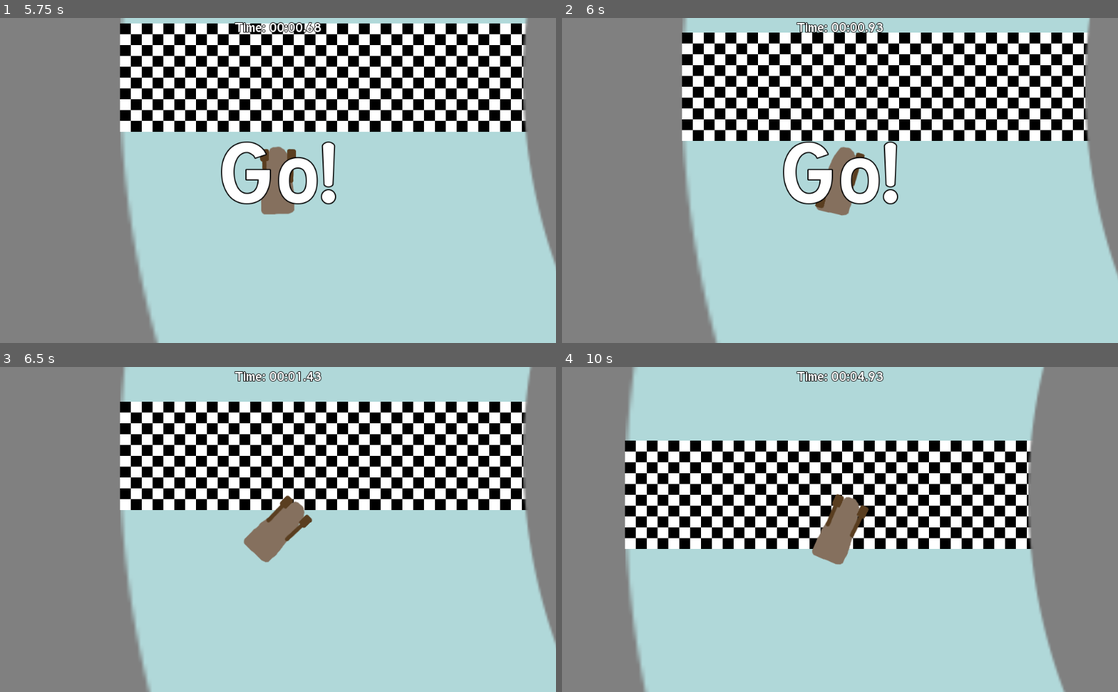
Above: before the commit, frames 1-4 (two rows, left to right).
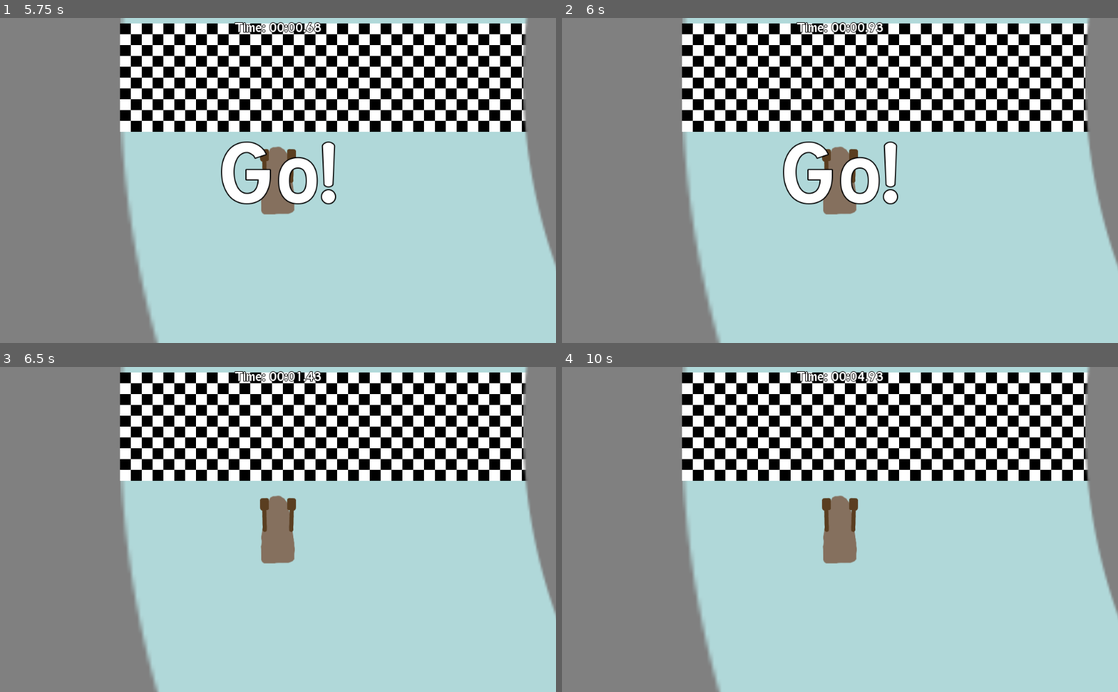
Above: after the commit, the same moments.

Repository: MilanVasko/Ludum-Dare-47
Game: Godot game, scene res://main_menu/main_menu.tscn
Two runs of this game, one before a commit and one after it. Both use one fixed random seed, a clock stepped at 60 frames per second and the inputs below.
Inputs:
- Up to frame 1 (5.75 s): click "Play" at 0.5 s; click "Circle" at 1.25 s; click "Race with time" at 2 s; hold Right (right, bound only before the commit) 2.78-3.53 s; hold Left (left, bound only before the commit) 3.53-4.28 s; hold Right (right, bound only before the commit) from 4.28 s (still down)
- Up to frame 2 (6 s): tap Enter at 5.75 s; release Right (right, bound only before the commit) at 5.78 s; hold Left (left, bound only before the commit) from 5.78 s (still down)
- Up to frame 3 (6.5 s): keep holding Left (left, bound only before the commit)
- Up to frame 4 (10 s): release Left (left, bound only before the commit) at 8.03 s; hold Right (right, bound only before the commit) from 8.03 s (still down)

Frame 1 is identical in both runs. In frame 2, 24% of the frame differs, in the area x 21-100%, y 0-100%; in frame 3, 28%; in frame 4, 54%, in the area x 11-100%, y 0-100%.

Commit message:
Handle input for multiple players

Diff:
--- a/ingame/ingame_input_handler/base_input_handler.gd
+++ b/ingame/ingame_input_handler/base_input_handler.gd
@@ -3,17 +3,17 @@
 export(String) var boat_group
 export(NodePath) var game_progress_path
 onready var game_progress_node = get_node(game_progress_path)
-var boats = []
+var boats = [null, null, null, null]
 
-func on_boat_registered(boat: Boat, _index: int) -> void:
-	boats.append(boat)
+func on_boat_registered(boat: Boat, index: int) -> void:
+	boats[index] = boat
 
 func _physics_process(delta) -> void:
-	for boat in boats:
-		if self.can_play(boat):
-			self.handle_boat(boat, delta)
+	for i in range(boats.size()):
+		if boats[i] != null && self.can_play(boats[i]):
+			self.handle_boat(boats[i], i, delta)
 
-func handle_boat(_boat: Boat, _delta: float) -> void:
+func handle_boat(_boat: Boat, _index: int, _delta: float) -> void:
 	assert(false, "Abstract class")
 
 func can_play(boat: Boat) -> bool:
--- a/ingame/ingame_input_handler/player/player_input_handler.gd
+++ b/ingame/ingame_input_handler/player/player_input_handler.gd
@@ -1,7 +1,7 @@
 extends "res://ingame/ingame_input_handler/base_input_handler.gd"
 
-func handle_boat(boat: Boat, _delta: float) -> void:
-	if Input.is_action_just_pressed("right"):
+func handle_boat(boat: Boat, index: int, _delta: float) -> void:
+	if Input.is_action_just_pressed("right_" + str(index)):
 		boat.swing_right_paddle()
-	if Input.is_action_just_pressed("left"):
+	if Input.is_action_just_pressed("left_" + str(index)):
 		boat.swing_left_paddle()
--- a/project.godot
+++ b/project.godot
@@ -34,26 +34,44 @@
 
 [input]
 
-left={
+left_0={
 "deadzone": 0.5,
-"events": [ Object(InputEventKey,"resource_local_to_scene":false,"resource_name":"","device":0,"alt":false,"shift":false,"control":false,"meta":false,"command":false,"pressed":false,"scancode":16777231,"unicode":0,"echo":false,"script":null)
-, Object(InputEventKey,"resource_local_to_scene":false,"resource_name":"","device":0,"alt":false,"shift":false,"control":false,"meta":false,"command":false,"pressed":false,"scancode":65,"unicode":0,"echo":false,"script":null)
+"events": [ Object(InputEventKey,"resource_local_to_scene":false,"resource_name":"","device":0,"alt":false,"shift":false,"control":false,"meta":false,"command":false,"pressed":false,"scancode":65,"unicode":0,"echo":false,"script":null)
  ]
 }
-right={
+right_0={
 "deadzone": 0.5,
-"events": [ Object(InputEventKey,"resource_local_to_scene":false,"resource_name":"","device":0,"alt":false,"shift":false,"control":false,"meta":false,"command":false,"pressed":false,"scancode":16777233,"unicode":0,"echo":false,"script":null)
-, Object(InputEventKey,"resource_local_to_scene":false,"resource_name":"","device":0,"alt":false,"shift":false,"control":false,"meta":false,"command":false,"pressed":false,"scancode":68,"unicode":0,"echo":false,"script":null)
+"events": [ Object(InputEventKey,"resource_local_to_scene":false,"resource_name":"","device":0,"alt":false,"shift":false,"control":false,"meta":false,"command":false,"pressed":false,"scancode":68,"unicode":0,"echo":false,"script":null)
  ]
 }
-left_0={
+left_1={
 "deadzone": 0.5,
 "events": [ Object(InputEventKey,"resource_local_to_scene":false,"resource_name":"","device":0,"alt":false,"shift":false,"control":false,"meta":false,"command":false,"pressed":false,"scancode":16777231,"unicode":0,"echo":false,"script":null)
  ]
 }
-right_0={
+right_1={
 "deadzone": 0.5,
 "events": [ Object(InputEventKey,"resource_local_to_scene":false,"resource_name":"","device":0,"alt":false,"shift":false,"control":false,"meta":false,"command":false,"pressed":false,"scancode":16777233,"unicode":0,"echo":false,"script":null)
+ ]
+}
+left_2={
+"deadzone": 0.5,
+"events": [ Object(InputEventMouseButton,"resource_local_to_scene":false,"resource_name":"","device":0,"alt":false,"shift":false,"control":false,"meta":false,"command":false,"button_mask":0,"position":Vector2( 0, 0 ),"global_position":Vector2( 0, 0 ),"factor":1.0,"button_index":1,"pressed":false,"doubleclick":false,"script":null)
+ ]
+}
+right_2={
+"deadzone": 0.5,
+"events": [ Object(InputEventMouseButton,"resource_local_to_scene":false,"resource_name":"","device":0,"alt":false,"shift":false,"control":false,"meta":false,"command":false,"button_mask":0,"position":Vector2( 0, 0 ),"global_position":Vector2( 0, 0 ),"factor":1.0,"button_index":2,"pressed":false,"doubleclick":false,"script":null)
+ ]
+}
+left_3={
+"deadzone": 0.5,
+"events": [ Object(InputEventKey,"resource_local_to_scene":false,"resource_name":"","device":0,"alt":false,"shift":false,"control":false,"meta":false,"command":false,"pressed":false,"scancode":72,"unicode":0,"echo":false,"script":null)
+ ]
+}
+right_3={
+"deadzone": 0.5,
+"events": [ Object(InputEventKey,"resource_local_to_scene":false,"resource_name":"","device":0,"alt":false,"shift":false,"control":false,"meta":false,"command":false,"pressed":false,"scancode":74,"unicode":0,"echo":false,"script":null)
  ]
 }
 
